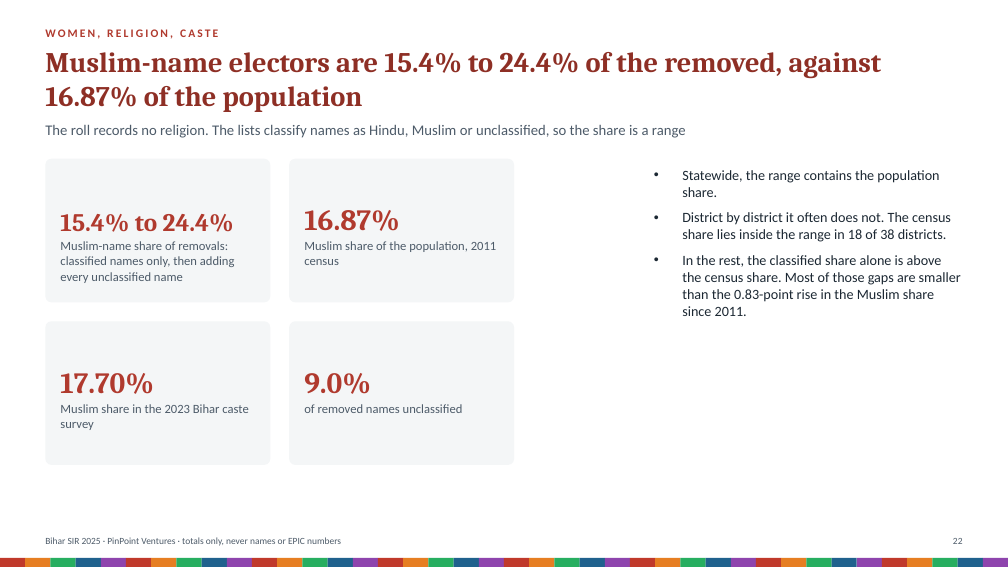
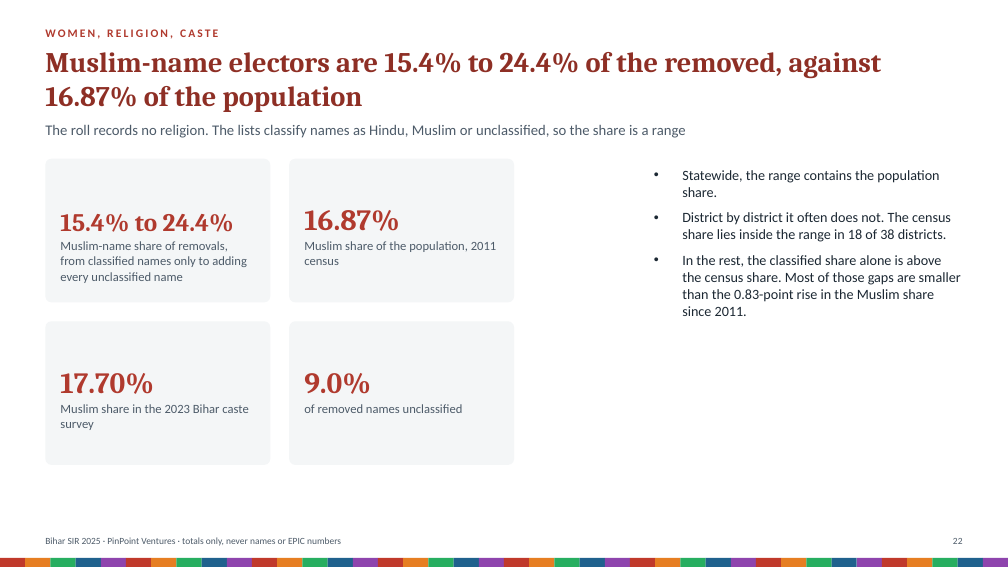
Before and after one commit to Varnasr/INDIA-DATA, a slide deck: slide 22 of reports/bihar-sir-2025-deck.pptx. Drawn at 1008x567 pixels with LibreOffice and Linux fonts; fonts in the diff are those of the drawing. Boxes give left, top, right and bottom in pixels: in the first picture for what was removed or moved away, otherwise in the second. Text is boxed around its words. In the diff, an @@ line names an element or a change of style, - is before the commit and + after.

```diff
--- a/reports/bihar-sir-2025-deck.pptx
+++ b/reports/bihar-sir-2025-deck.pptx
@@ text at (x1=60, y1=241, x2=247, y2=283): text changed @@
-Muslim-name share of removals: classified names only, then adding every unclassified name
+Muslim-name share of removals, from classified names only to adding every unclassified name
```
Also in this commit, not shown: 19 other slides changed, 8 other files.
